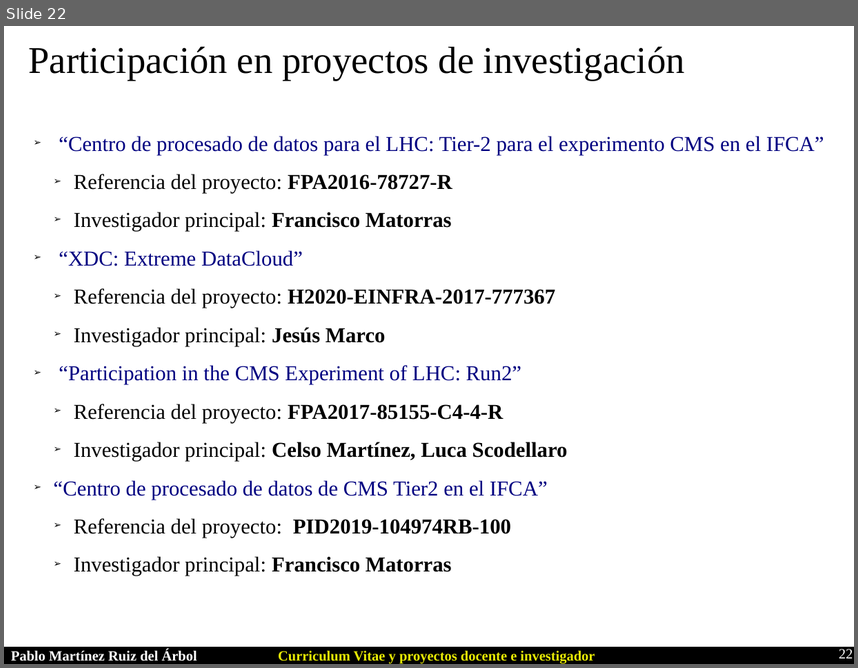
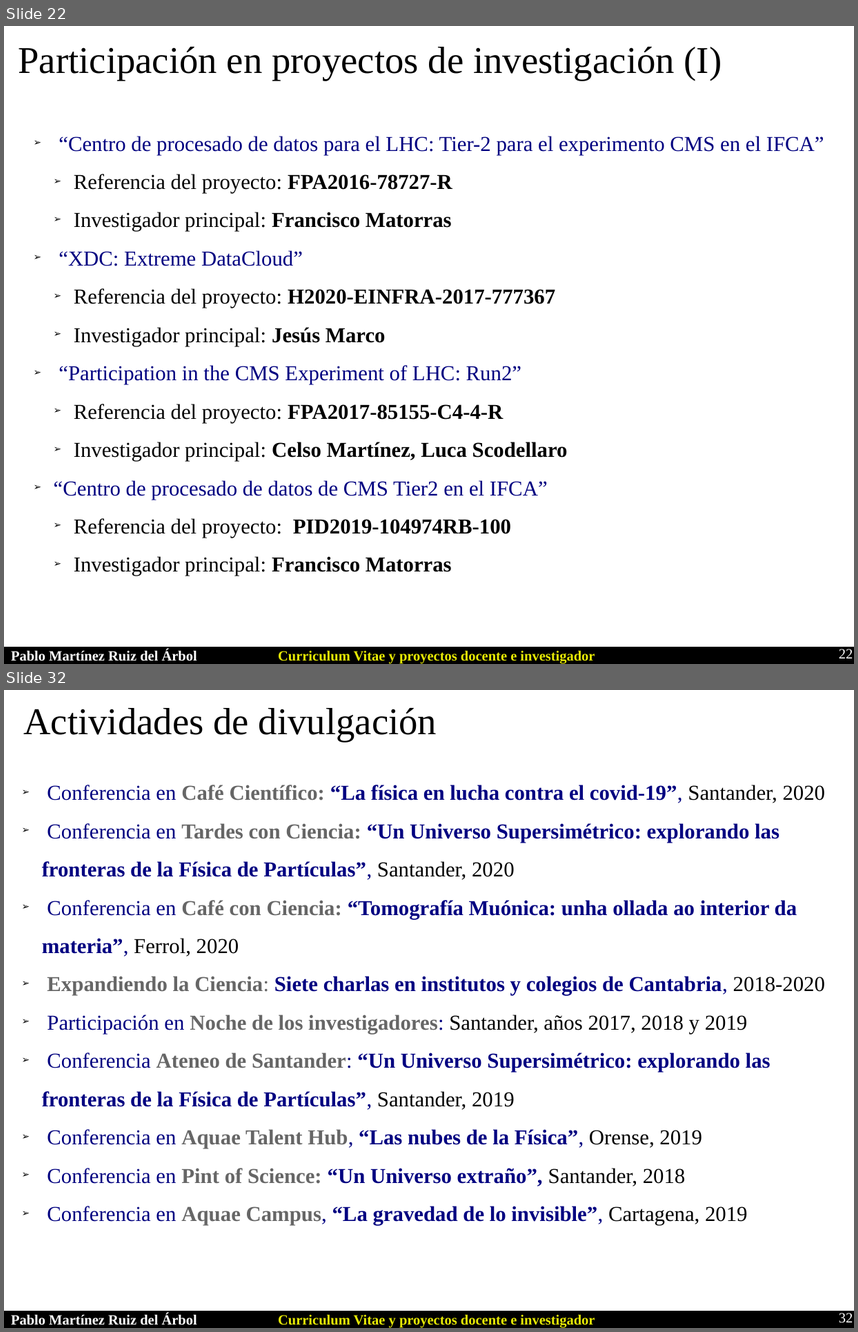
Before and after one commit to parbol/Plaza, a slide deck: Presentacion/Presentacion.odp. Shown one above the other, each under a label of ours: slide 22 before the commit, slides 22 and 32 after it; the slides between them are not shown. The pictures are 858x668 and 858x1332 pixels, drawn with LibreOffice and Linux fonts; fonts in the diff are those of the drawing. Boxes give left, top, right and bottom in pixels: in the first picture for what was removed or moved away, otherwise in the second. Text is boxed around its words. In the diff, an @@ line names an element or a change of style, - is before the commit and + after.

```diff
--- a/Presentacion/Presentacion.odp
+++ b/Presentacion/Presentacion.odp
@@ slide 32 added at bbox=[4, 690, 854, 1328], background #FFFFFF; not listed: 3 template elements that a slide beside it also shows @@
@@ text added at bbox=[23, 708, 437, 742], 32 pt, text #000000 @@
+Actividades de divulgación
@@ text added at bbox=[42, 785, 826, 1225], 18 pt, text #000080, bold @@
+➢ Conferencia en Café Científico: “La física en lucha contra el covid-19”, Santander, 2020
+➢ Conferencia en Tardes con Ciencia: “Un Universo Supersimétrico: explorando las fronteras de la Física de Partículas”, Santander, 2020
+➢ Conferencia en Café con Ciencia: “Tomografía Muónica: unha ollada ao interior da materia”, Ferrol, 2020
+➢ Expandiendo la Ciencia: Siete charlas en institutos y colegios de Cantabria, 2018-2020
+➢ Participación en Noche de los investigadores: Santander, años 2017, 2018 y 2019
+➢ Conferencia Ateneo de Santander: “Un Universo Supersimétrico: explorando las fronteras de la Física de Partículas”, Santander, 2019
+➢ Conferencia en Aquae Talent Hub, “Las nubes de la Física”, Orense, 2019
+➢ Conferencia en Pint of Science: “Un Universo extraño”, Santander, 2018
+➢ Conferencia en Aquae Campus, “La gravedad de lo invisible”, Cartagena, 2019
@@ page number added at bbox=[839, 1312, 853, 1323], 12 pt, text #FFFFFF @@
+32
@@ slide 22 changed as well @@
@@ text at bbox=[18, 47, 722, 80]: text changed @@
-Participación en proyectos de investigación
+Participación en proyectos de investigación (I)
```
Also in this commit, not shown: 7 other slides changed, 10 other slides added, 9 other files.
